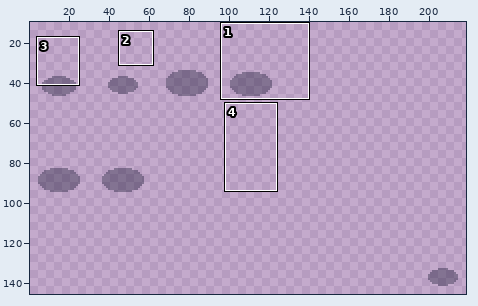
Edited in one commit: pixel-art file (src/- Resource Dump/Aseprite/chef_hat.ase). The picture above shows the old version from afar; the outline marks the close-up.
Close-up. Earlier state:
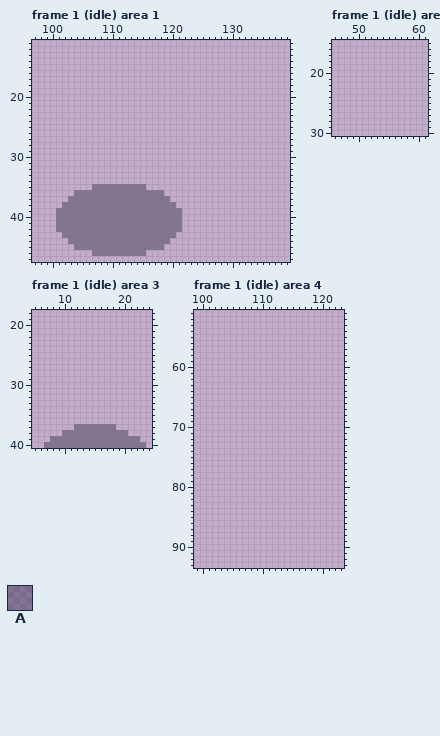
256x256 pixels, 17 frames. Colours within 5 levels of each other are drawn and written as one. Shown: frame 1 (idle) area 1: x 97..139, y 11..47; frame 1 (idle) area 2: x 46..61, y 15..30; frame 1 (idle) area 3: x 5..24, y 18..40; frame 1 (idle) area 4: x 99..123, y 51..93. The wide view leaves out empty margins. The commit also changed other frames or places, which this record leaves out.
Palette (. is transparent): A #01041e55
Pixels before, frame 1 (idle) area 1, first column x 101:
35 ......AAAAAAAAA......
36 ...AAAAAAAAAAAAAAA...
37 ..AAAAAAAAAAAAAAAAA..
38 .AAAAAAAAAAAAAAAAAAA.
39 AAAAAAAAAAAAAAAAAAAAA
40 AAAAAAAAAAAAAAAAAAAAA
41 AAAAAAAAAAAAAAAAAAAAA
42 AAAAAAAAAAAAAAAAAAAAA
43 .AAAAAAAAAAAAAAAAAAA.
44 ..AAAAAAAAAAAAAAAAA..
45 ...AAAAAAAAAAAAAAA...
46 ......AAAAAAAAA......
Pixels before, frame 1 (idle) area 3, first column x 7:
37 .....AAAAAAA.....
38 ...AAAAAAAAAAA...
39 .AAAAAAAAAAAAAAA.
40 AAAAAAAAAAAAAAAAA
After:
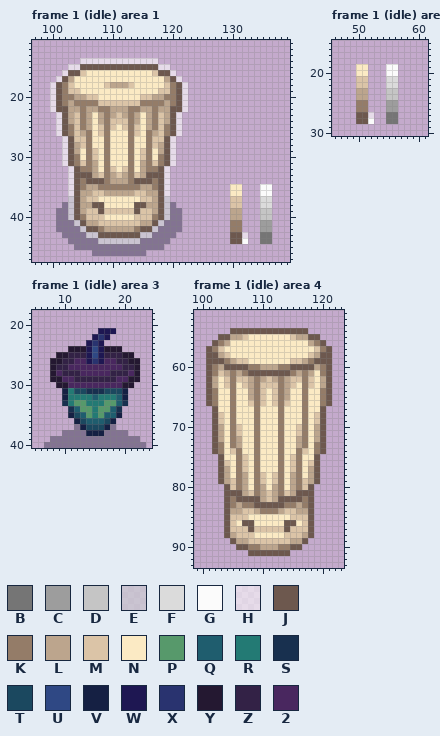
Colours new in this view: B #757575  C #9d9d9d  D #c5c5c5  E #cdced3b7  F #dbdbdb  G #fbfbfb  H #ffffff93  J #6d584e  K #947c68  L #bca58d  M #dbc4a7  N #fbeac4  P #57996b  Q #1f5d6e  R #237a74  S #18304f  T #1b485f  U #2f4884  V #152043  W #1e1752  X #29336f  Y #241831  Z #332246  2 #49275f
Changes in this commit:
layer "Layer 1" now shown
Changed rows in their new state; - is an unchanged pixel.
Frame 1 (idle) area 1, layer "Layer 1":
first column x 100:
14 -----HHHHHHHHHHHHH-------------------
15 ---HHJJJJJJJJJJJJJHH-----------------
16 --HJJMNNNNNNNNNNNMJJH----------------
17 -HJLNNNNNNNNNNNNNNNLJH---------------
18 HJKMNNNNNMLLLMNNNNNMKJH--------------
19 HJKMMNNNNNNNNNNNNNMMKJH--------------
20 HJKKLLMMNNNNNNNMMLLKKJH--------------
21 HJKLKKKKMMMMMMMKKKKLKJH--------------
22 HJJLLKLLKKLLLKKLLKLLJJH--------------
23 -HJLMKLNLKLMLKLNLKMLJH---------------
24 -HJLMKLNLKMMMKLNLKMLJH---------------
25 -HJKMKLNMKMNMKMNLKMKJH---------------
26 -HJKMLKNMKNNNKMNKLMKJH---------------
27 --HJMMKNNKNNNKNNKMMJH----------------
28 --HJLMKNNKNNNKNNKMLJH----------------
29 --HJLNKMNKNNNKNMKNLJH----------------
30 --HJKNKMNKNNNKNMKNKJH----------------
31 --HJKMKLNKNNNKNLKMKJH----------------
32 ---HJKKLNKMNMKNLKKJH-----------------
33 ---HJJJLMKLMLKMLJJJH-----------------
34 ---HJKJJJKLLLKJJJKJH-----------------
35 ---HJKLLKKKKKKKLLKJH----------NN---GG
36 ---HJLLMMLLLLLMMLLJH----------NN---GG
37 ---EJLMMNNNNNNNMMLJE----------MM---FF
38 ---EJLLJJNNNNNJJLLJE----------MM---FF
39 ---EJLMMJMMMMMJMMLJE----------LL---DD
40 ---EJKMMMNNNNNMMMKJE----------LL---DD
41 ----EJLLMMMMMMMLLJE-----------KK---CC
42 -----EJJKLLLLLKJJE------------KK---CC
43 ------EEJJJJJJJEE-------------JJH--BB
44 --------EEEEEEE---------------JJG--BB
Frame 1 (idle) area 2, layer "Layer 1":
first column x 50:
19 NN---GG
20 NN---GG
21 MM---FF
22 MM---FF
23 LL---DD
24 LL---DD
25 KK---CC
26 KK---CC
27 JJH--BB
28 JJG--BB
Frame 1 (idle) area 3, layer "Layer 1":
first column x 8:
21 --------WWW----
22 -------WXW-----
23 ------WXW------
24 ---YYYWUWYYY---
25 -YYZZZWUWZZZYY-
26 YYZZ22WXW22ZZYY
27 YZZ222222222ZZY
28 Y2ZZZ22222ZZZ2Y
29 YY22ZZZZZZZ22YY
30 -YY222222222YY-
31 --VRTTSSSTTTV--
32 --VRRRRQRRRQV--
33 --SRPPRRRPPQS--
34 ---SQPPRPPQS---
35 ---VTQPRPQQV---
36 ----VTQQQTV----
37 -----VTTTV-----
38 ------VVV------
Frame 1 (idle) area 4, layer "Layer 1":
first column x 101:
54 ----JJJJJJJJJJJJJ----
55 --JJLLMNNNNNNNMLLJJ--
56 -JKLNNNNNNNNNNNNNLKJ-
57 JKMNNNNNNNNNNNNNNNMKJ
58 JJLMNNNNNNNNNNNNNMLJJ
59 JJJKLMMNNNNNNNMMLKJJJ
60 JKLJJJJKKLLLKKJJJJLKJ
61 JKMLKLKJJJJJJJKLKLNKJ
62 JLNMKMMLKLMLKLMMKMNLJ
63 JLNMKNMLKMMMKLMNKMNLJ
64 JKNNKNNLKMNMKLNNKNNKJ
65 JKNNKNNLKMNMKLNNKNNKJ
66 JKNNKNNMKMNMKMNNKNNKJ
67 -JNNKNNNKNNNKNNNKNNJ-
68 -JMNKNNNKNNNKNNNKNMJ-
69 -JMNKNNNKNNNKNNNKNMJ-
70 -JLNKMNNKNNNKNNMKNLJ-
71 -JLNKMNNKNNNKNNMKNLJ-
72 -JLNKLNNKNNNKNNLKNLJ-
73 -JKNKLNNKNNNKNNLKNKJ-
74 -JKNMKNNKNNNKNNKMNKJ-
75 --JNNKMNKNNNKNMKNNJ--
76 --JMNKMNKNNNKNMKNMJ--
77 --JLNKMNKNNNKNMKNLJ--
78 --JLNKLNKMNMKNLKNLJ--
79 --JLMKLNKMNMKNLKMLJ--
80 ---JMKLNKLNLKNLKMJ---
81 ---JJJLMKLMLKMLJJJ---
82 ---JKJJJJLMLJJJJKJ---
83 ---JKLKKJJJJJKKLKJ---
84 ---JLLMMLKKKLMMLLJ---
85 ---JMMMNNNNNNNMMMJ---
86 ---JMNJJNNNNNJJNMJ---
87 ---JMMMJMMMMMJMMMJ---
88 ---JLMMMNNNNNMMMLJ---
89 ----JLLMMMMMMMLLJ----
90 -----JJKKLLLKKJJ-----
91 -------JJJJJJJ-------
